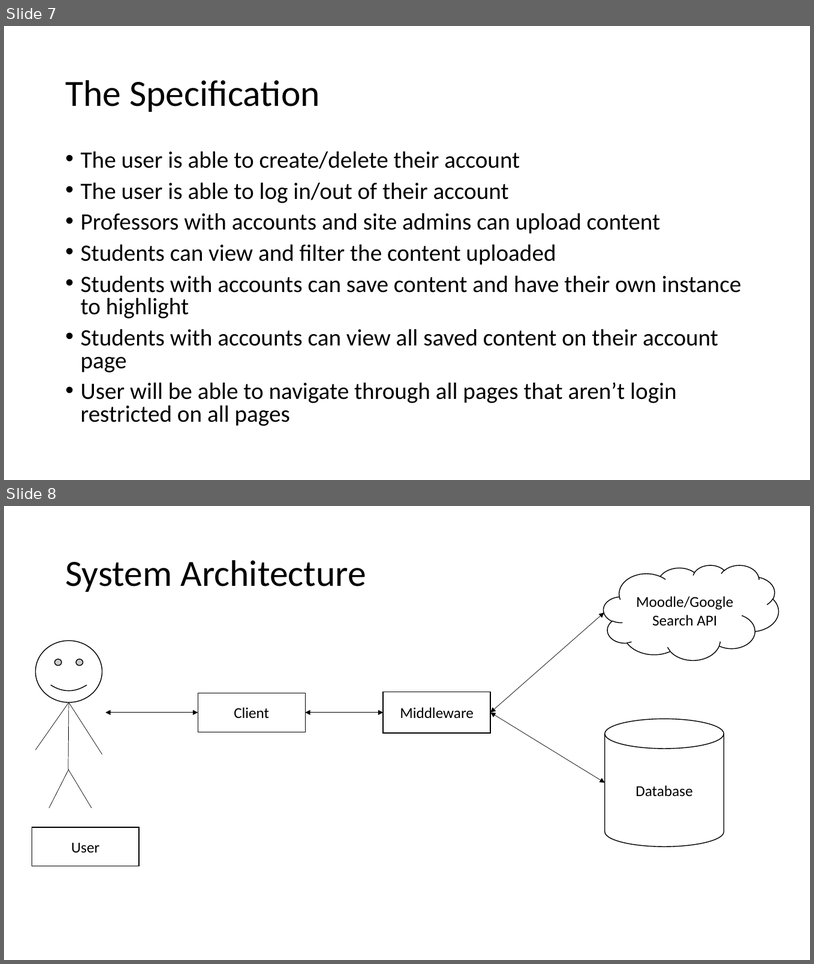
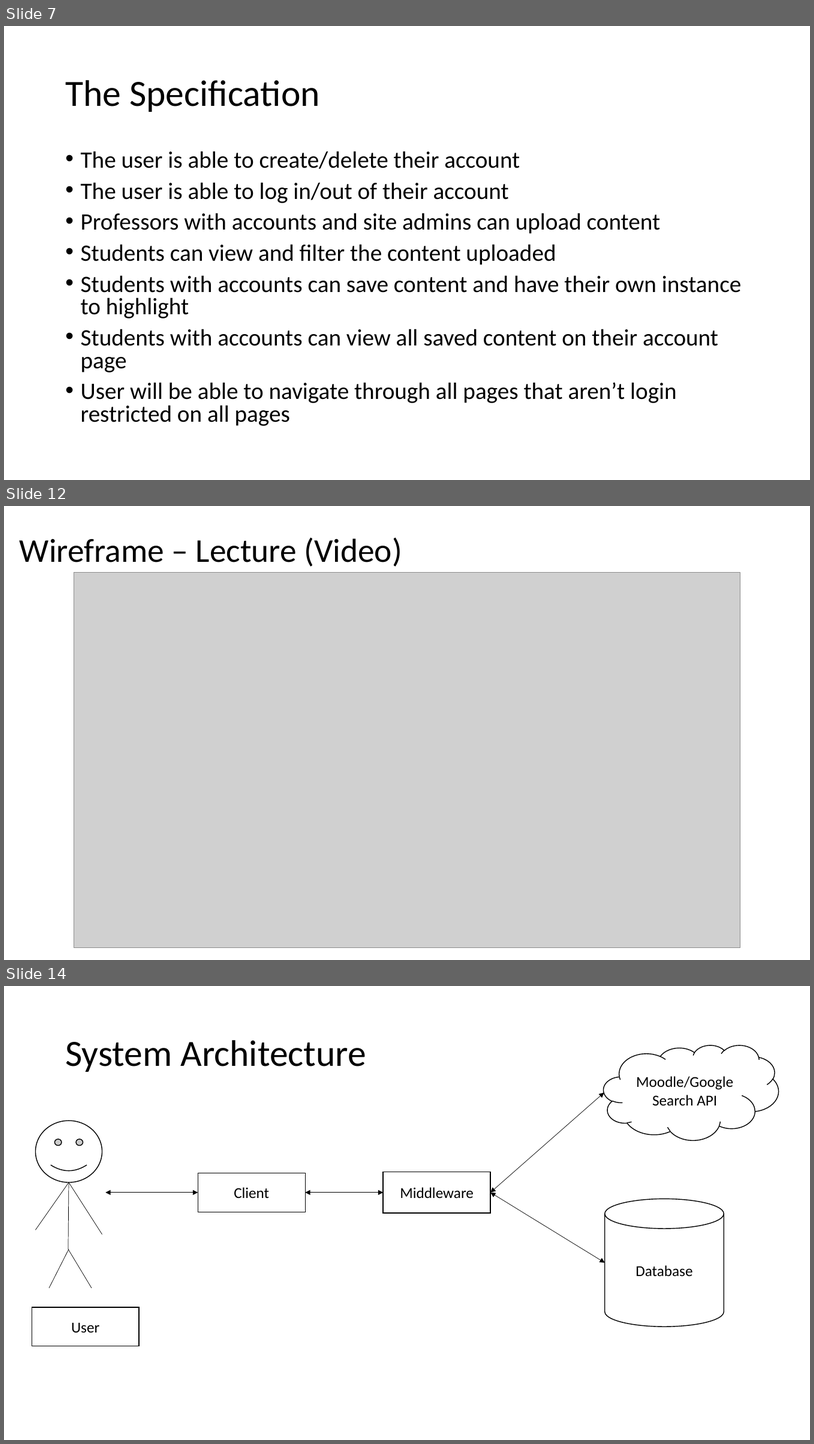
Before and after one commit to Ishitanarsiker/WAD2_GroupProject, a slide deck: DesignSpecification.pptx. Shown one above the other, each under a label of ours: slides 7 and 8 before the commit, slides 7, 12 and 14 after it; the slides between them are not shown. The pictures are 814x964 and 814x1444 pixels, drawn with LibreOffice and Linux fonts; fonts in the diff are those of the drawing; grey boxes stand for pictures. Boxes give left, top, right and bottom in pixels: in the first picture for what was removed or moved away, otherwise in the second. Text is boxed around its words. In the diff, an @@ line names an element or a change of style, - is before the commit and + after.

Commit message:
Finished ERD and associated Tables design.
+Add wireframes

```diff
--- a/DesignSpecification.pptx
+++ b/DesignSpecification.pptx
@@ slide 12 added at <box>4,506,810,960</box>, background #FFFFFF @@
@@ title added at <box>20,537,402,567</box>, 39.6 pt, text #000000 @@
+Wireframe – Lecture (Video)
@@ picture added at <box>74,572,740,947</box> @@
@@ what was slide 8 is now slide 14 @@
```
Also in this commit, not shown: 5 other slides added.
